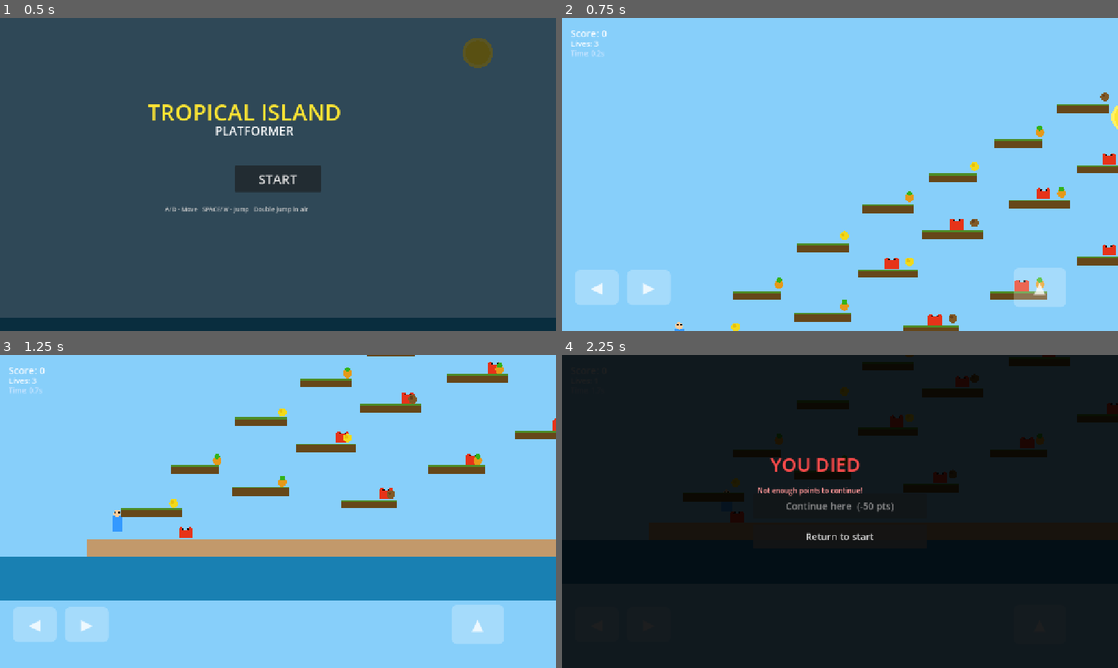
Above: before the commit, frames 1-4 (two rows, left to right).
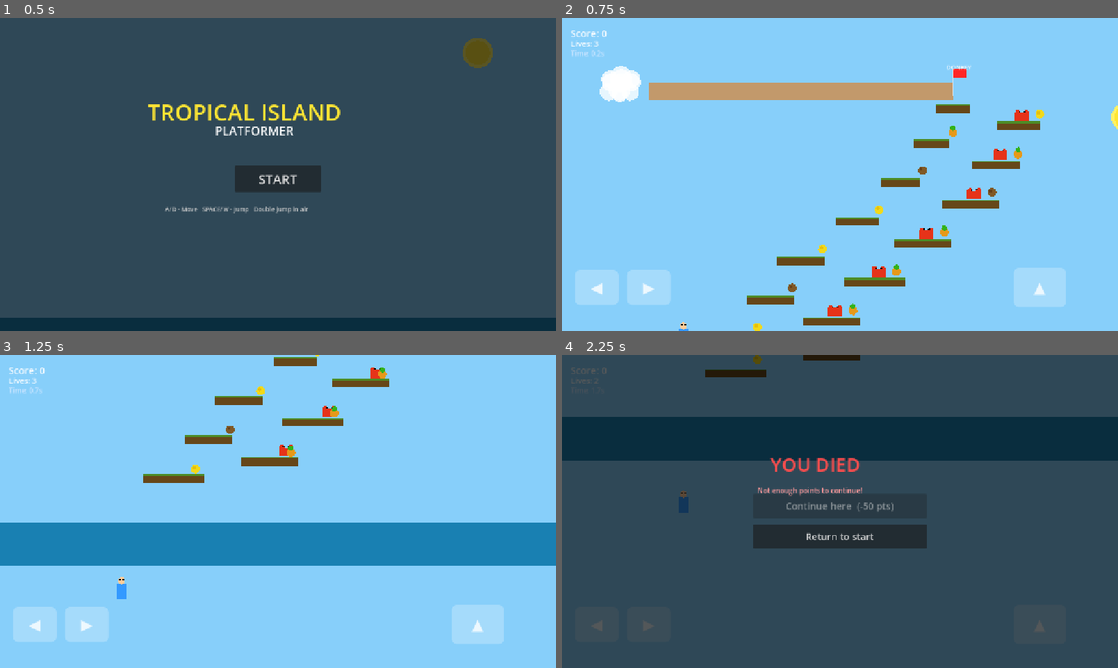
Above: after the commit, the same moments.

Repository: basic-scientia/Tropical-Island-Platformer
Game: Godot game, scene res://main.tscn
The game is run twice, just before and just after one commit, with the same random seed, the same clock (stepped at 60 frames per second) and the same inputs.
Inputs:
- Up to frame 1 (0.5 s): no input
- Up to frame 2 (0.75 s): click "START" at 0.5 s
- Up to frame 3 (1.25 s): no input
- Up to frame 4 (2.25 s): hold D (move_right) from 1.28 s (still down); tap Space (jump) at 1.52 s

Frame 1 is identical in both runs. In frame 2, 12% of the frame differs, in the area x 6-100%, y 15-100%; in frame 3, 28%; in frame 4, 99%, in the area x 0-100%, y 0-100%.

Commit message:
Redesign Level 1: Mario-style climb with pits, gaps, and gradual difficulty

Diff:
--- a/main.gd
+++ b/main.gd
@@ -3,8 +3,8 @@
 const SCREEN_W = 1280
 const SCREEN_H = 720
 const GROUND_Y = 650
-const LEVEL_W = 3000
-const LEVEL_H = 3500
+const LEVEL_W = 4000
+const LEVEL_H = 4000
 
 var player = null
 var hud = null
@@ -23,28 +23,44 @@
 
 	{
 		"start": Vector2(80, 580),
-		"goal": Vector2(1700, 50),
-		"goal_label": "META",
+		"goal": Vector2(700, 30),
+		"goal_label": "DONKEY",
 		"platforms": [
-			[150, 590, 140], [400, 540, 130], [650, 570, 130],
-			[250, 490, 110], [550, 440, 140], [850, 490, 130],
-			[400, 380, 120], [700, 350, 140], [1050, 410, 130],
-			[550, 290, 120], [900, 280, 140], [1250, 330, 120],
-			[700, 220, 110], [1050, 200, 130], [1400, 250, 120],
-			[850, 140, 110], [1150, 110, 130], [1500, 160, 120],
-			[1000, 60, 120], [1300, 40, 110], [1600, 70, 100]
+			[200, 590, 140],
+			[420, 550, 130],
+			[280, 500, 110],
+			[520, 460, 140],
+			[350, 410, 110],
+			[630, 370, 130],
+			[480, 320, 100],
+			[740, 280, 130],
+			[580, 230, 90],
+			[800, 190, 110],
+			[650, 140, 80],
+			[850, 100, 100],
+			[700, 60, 80]
 		],
 		"enemies": [
-			[250, 570], [650, 550], [550, 420], [850, 470],
-			[700, 330], [1050, 390], [900, 260], [1250, 310],
-			[1050, 180], [1400, 230], [1150, 90]
+			[420, 530],
+			[520, 440],
+			[630, 350],
+			[740, 260],
+			[800, 170],
+			[850, 80]
 		],
 		"fruits": [
-			[200, 560], [450, 510], [700, 540], [300, 460],
-			[600, 410], [900, 460], [450, 350], [750, 320],
-			[1100, 380], [600, 260], [950, 250], [1300, 300],
-			[750, 190], [1100, 170], [1450, 220], [900, 110],
-			[1200, 80], [1550, 130], [1050, 30], [1350, 10]
+			[250, 560],
+			[470, 520],
+			[330, 470],
+			[570, 430],
+			[400, 380],
+			[680, 340],
+			[530, 290],
+			[790, 250],
+			[630, 200],
+			[850, 160],
+			[700, 110],
+			[900, 70]
 		]
 	},
 	{
@@ -273,16 +289,15 @@
 func _create_ground():
 	var ground = StaticBody2D.new()
 	ground.name = "Ground"
-	ground.position = Vector2(0, GROUND_Y)
 	var collision = CollisionShape2D.new()
 	var shape = RectangleShape2D.new()
-	shape.size = Vector2(LEVEL_W + 400, 40)
+	shape.size = Vector2(700, 40)
 	collision.shape = shape
-	collision.position = Vector2((LEVEL_W + 400) / 2, 20)
+	collision.position = Vector2(350, 20)
 	ground.add_child(collision)
 	var sand = ColorRect.new()
 	sand.color = Color(0.76, 0.60, 0.42)
-	sand.size = Vector2(LEVEL_W + 400, 40)
+	sand.size = Vector2(700, 40)
 	sand.position = Vector2(0, 0)
 	ground.add_child(sand)
 	add_child(ground)
